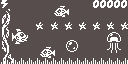
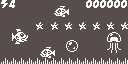
Revision of a layered (128, 64) image; what changed, layer by layer:
hid "Layer" over [2, 9, 13, 64]
added layer "numbersSmall_6x8.png #1" above "numbersSmall_6x8.png" over [9, 0, 15, 8]
painted on "numbersSmall_6x8.png" over [86, 0, 92, 8]
